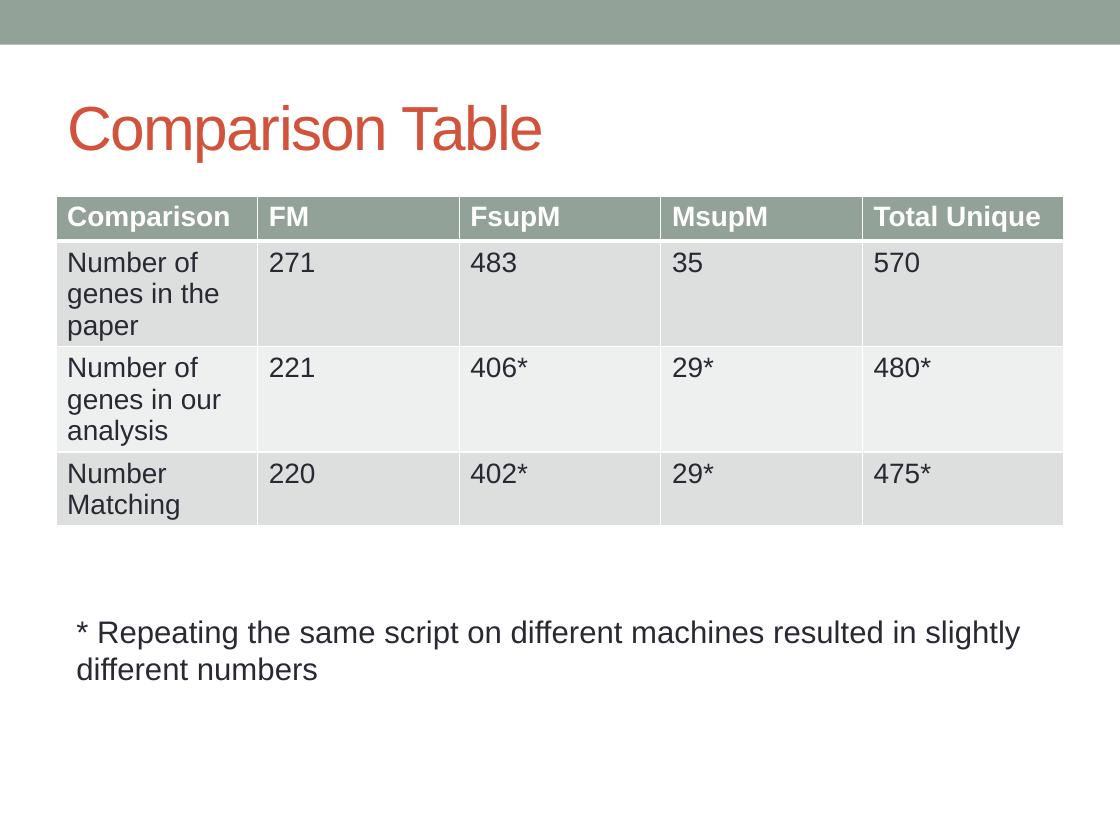
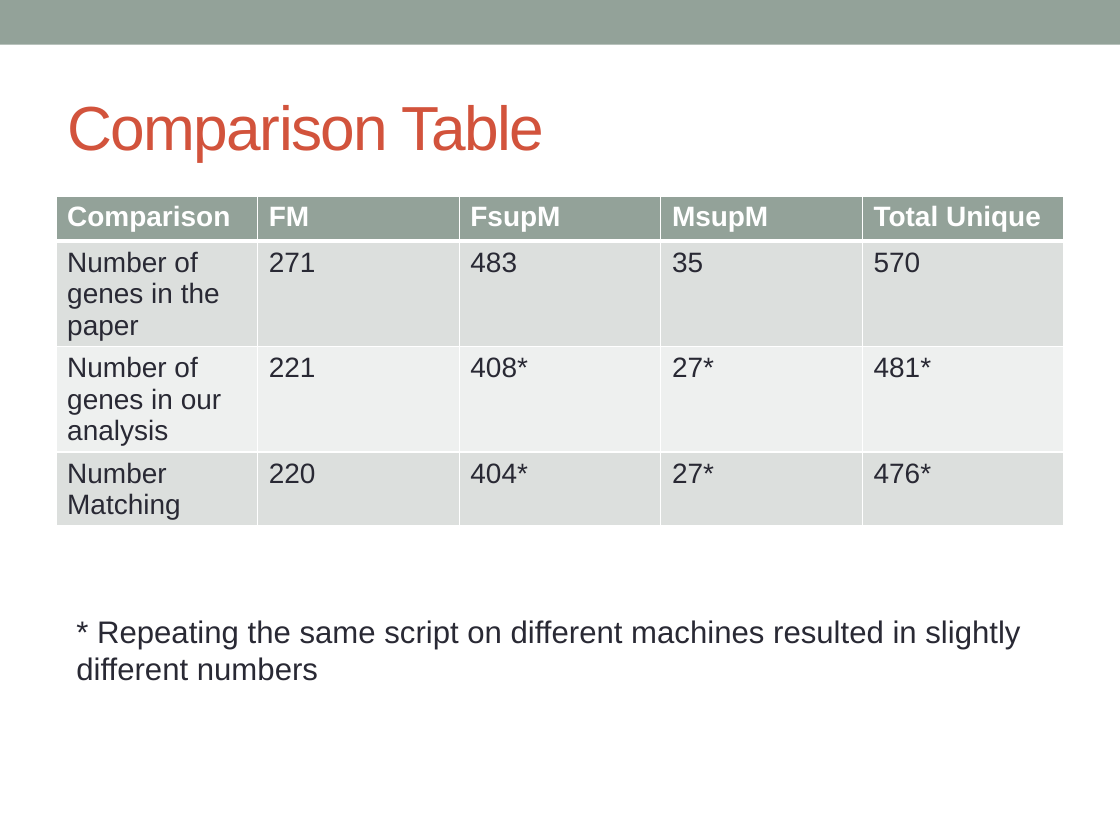
Before and after one commit to katholan/BCB546X-Spring2017_Valerin_final_project, a slide deck: slide 23 of asparagus.pptx. Drawn at 1120x840 pixels with LibreOffice and Linux fonts; fonts in the diff are those of the drawing. Boxes give left, top, right and bottom in pixels: in the first picture for what was removed or moved away, otherwise in the second. Text is boxed around its words. In the diff, an @@ line names an element or a change of style, - is before the commit and + after.

```diff
--- a/asparagus.pptx
+++ b/asparagus.pptx
@@ table at [56,196,1064,544] @@
-row 3: Number of genes in our analysis | 221 | 406* | 29* | 480*
+row 3: Number of genes in our analysis | 221 | 408* | 27* | 481*
-row 4: Number Matching | 220 | 402* | 29* | 475*
+row 4: Number Matching | 220 | 404* | 27* | 476*
```
Also in this commit, not shown: 5 other slides changed.
